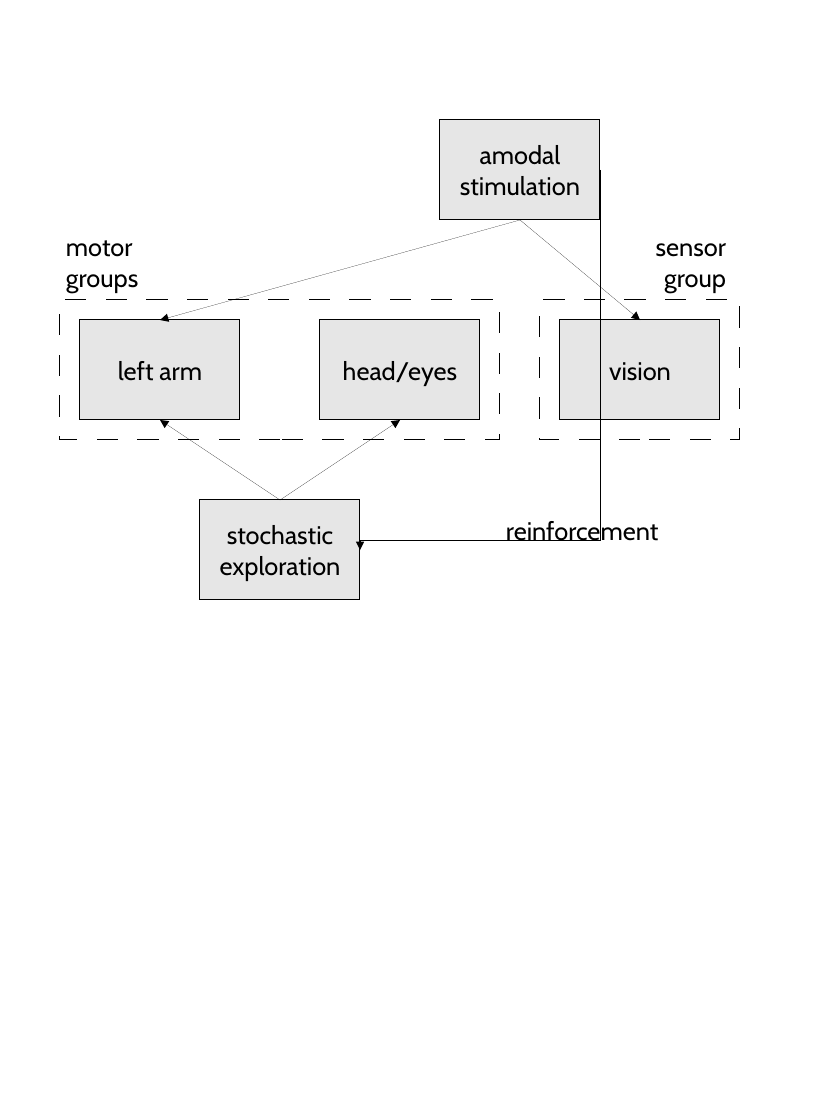
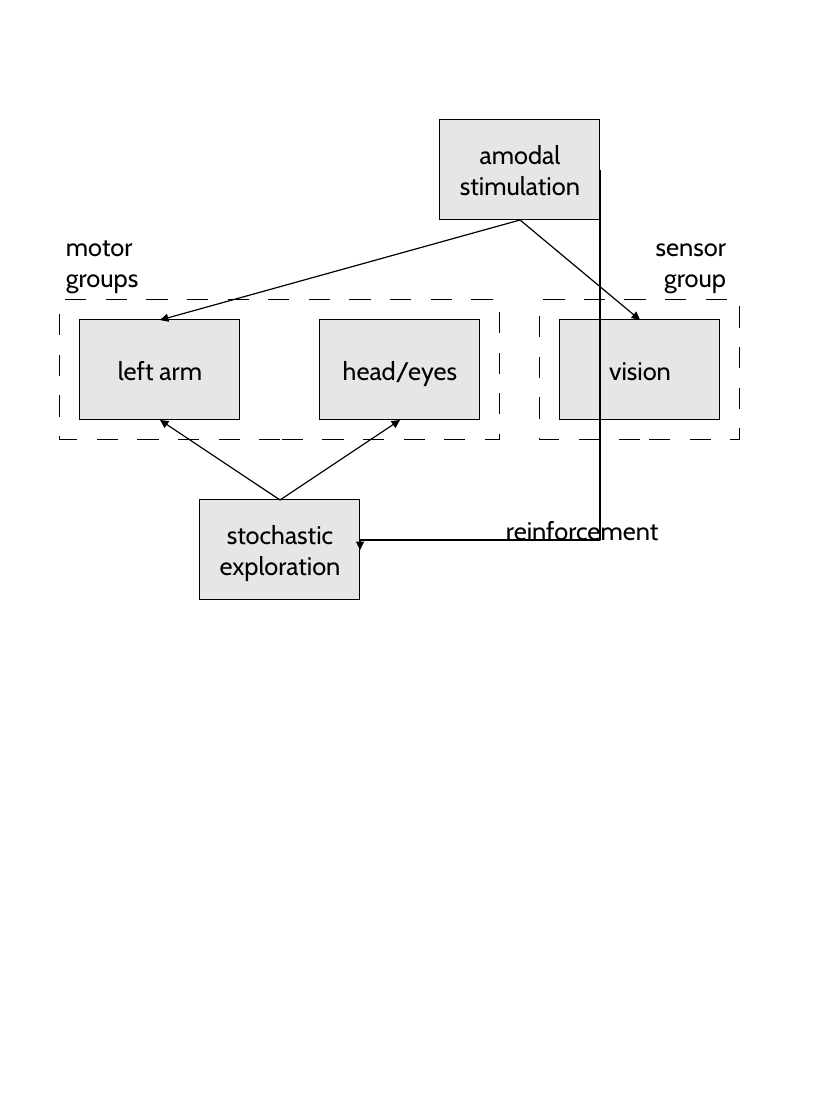
Before and after one commit to robotology-legacy/yarp-platform, a slide deck: slide 1 of contact/doc/exploratory-play/images/amodal-modules.odp. Drawn at 840x1120 pixels with LibreOffice and Linux fonts; fonts in the diff are those of the drawing. Boxes give left, top, right and bottom in pixels: in the first picture for what was removed or moved away, otherwise in the second. Text is boxed around its words. In the diff, an @@ line names an element or a change of style, - is before the commit and + after.

```diff
--- a/contact/doc/exploratory-play/images/amodal-modules.odp
+++ b/contact/doc/exploratory-play/images/amodal-modules.odp
@@ elbow arrow (600, 170) - (360, 550): stroke #000000 0 pt to #000000 0.85 pt @@
@@ arrow (520, 220) - (159, 320): stroke #000000 0 pt to #000000 0.85 pt @@
@@ arrow (520, 220) - (640, 320): stroke #000000 0 pt to #000000 0.85 pt @@
@@ arrow (280, 500) - (159, 419): stroke #000000 0 pt to #000000 0.85 pt @@
@@ arrow (280, 500) - (400, 419): stroke #000000 0 pt to #000000 0.85 pt @@
```
Also in this commit, not shown: 3 other files.
